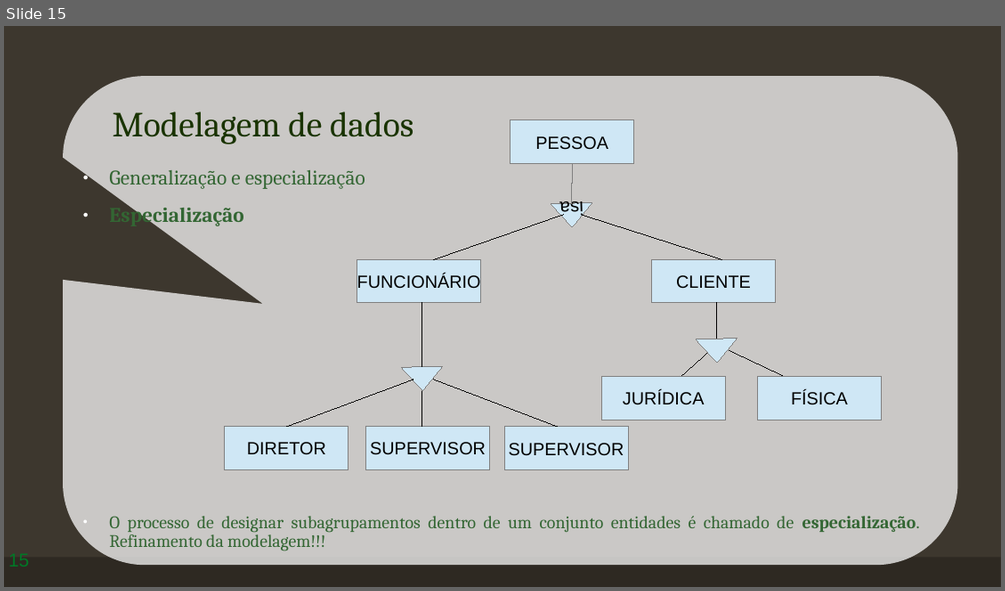
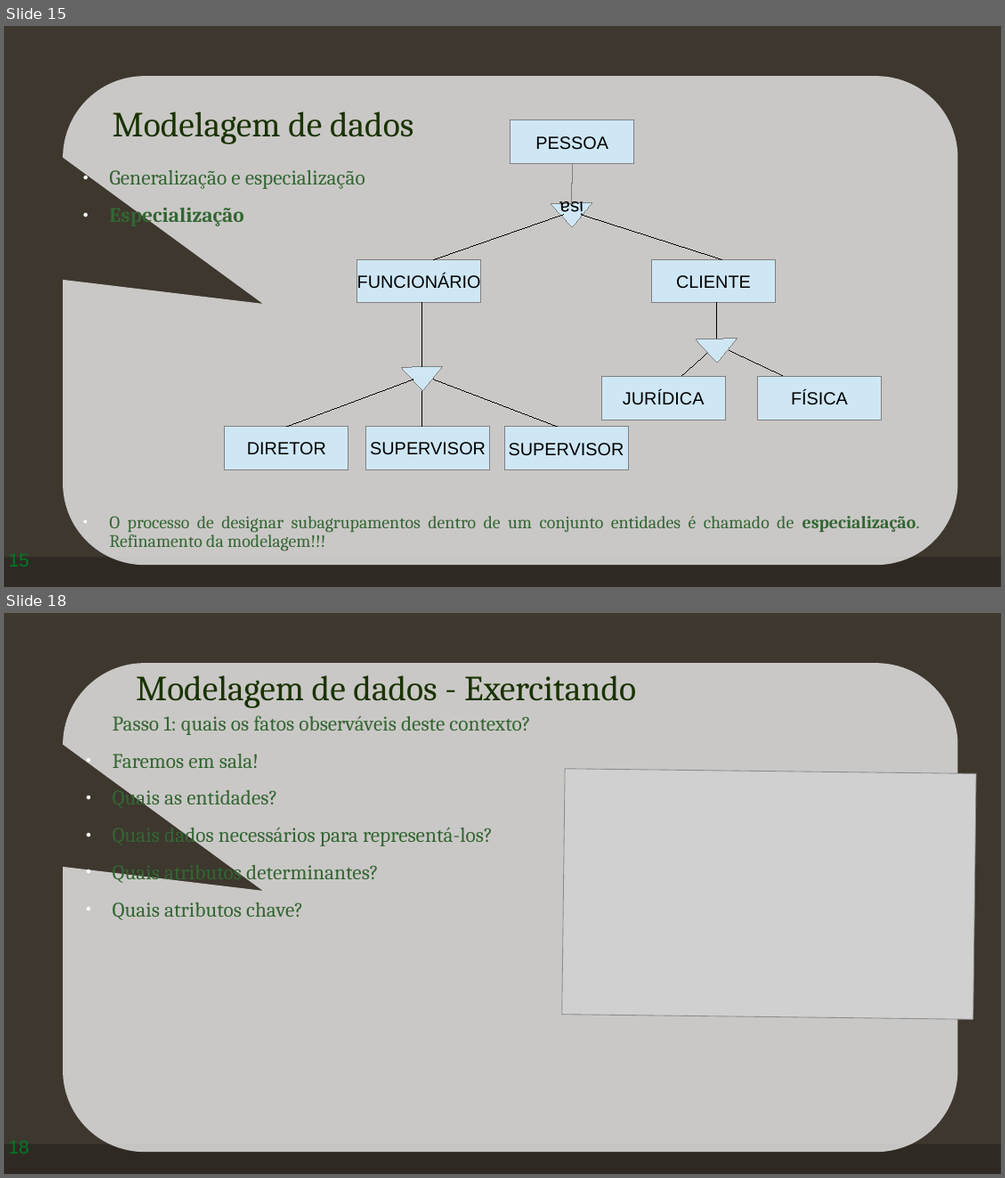
Before and after one commit to profvh/BD1, a slide deck: aulas/Banco de dados - aula 04.odp. Shown one above the other, each under a label of ours: slide 15 before the commit, slides 15 and 18 after it; the slides between them are not shown. The pictures are 1005x591 and 1005x1178 pixels, drawn with LibreOffice and Linux fonts; fonts in the diff are those of the drawing; grey boxes stand for pictures; background and template pictures are left out. Boxes give left, top, right and bottom in pixels: in the first picture for what was removed or moved away, otherwise in the second. Text is boxed around its words. In the diff, an @@ line names an element or a change of style, - is before the commit and + after.

```diff
--- a/aulas/Banco de dados - aula 04.odp
+++ b/aulas/Banco de dados - aula 04.odp
@@ slide 18 added at (x1=4, y1=613, x2=1001, y2=1174), background picture (left out); not listed: 1 template element that a slide beside it also shows @@
@@ rounded speech box added at (x1=63, y1=663, x2=958, y2=1152), fill #FFFFFF at 73% opacity @@
@@ title added at (x1=136, y1=675, x2=636, y2=708), 34 pt, text #193300 @@
+Modelagem de dados - Exercitando
@@ text added at (x1=113, y1=715, x2=530, y2=920), 20 pt, text #336633 @@
+Passo 1: quais os fatos observáveis deste contexto?
+● Faremos em sala!
+● Quais as entidades?
+● Quais dados necessários para representá-los?
+● Quais atributos determinantes?
+● Quais atributos chave?
@@ picture added at (x1=562, y1=768, x2=976, y2=1020) @@
@@ page number added at (x1=4, y1=1131, x2=101, y2=1167), 18 pt, text #007826 @@
+18
```
Also in this commit, not shown: 6 other slides added.
